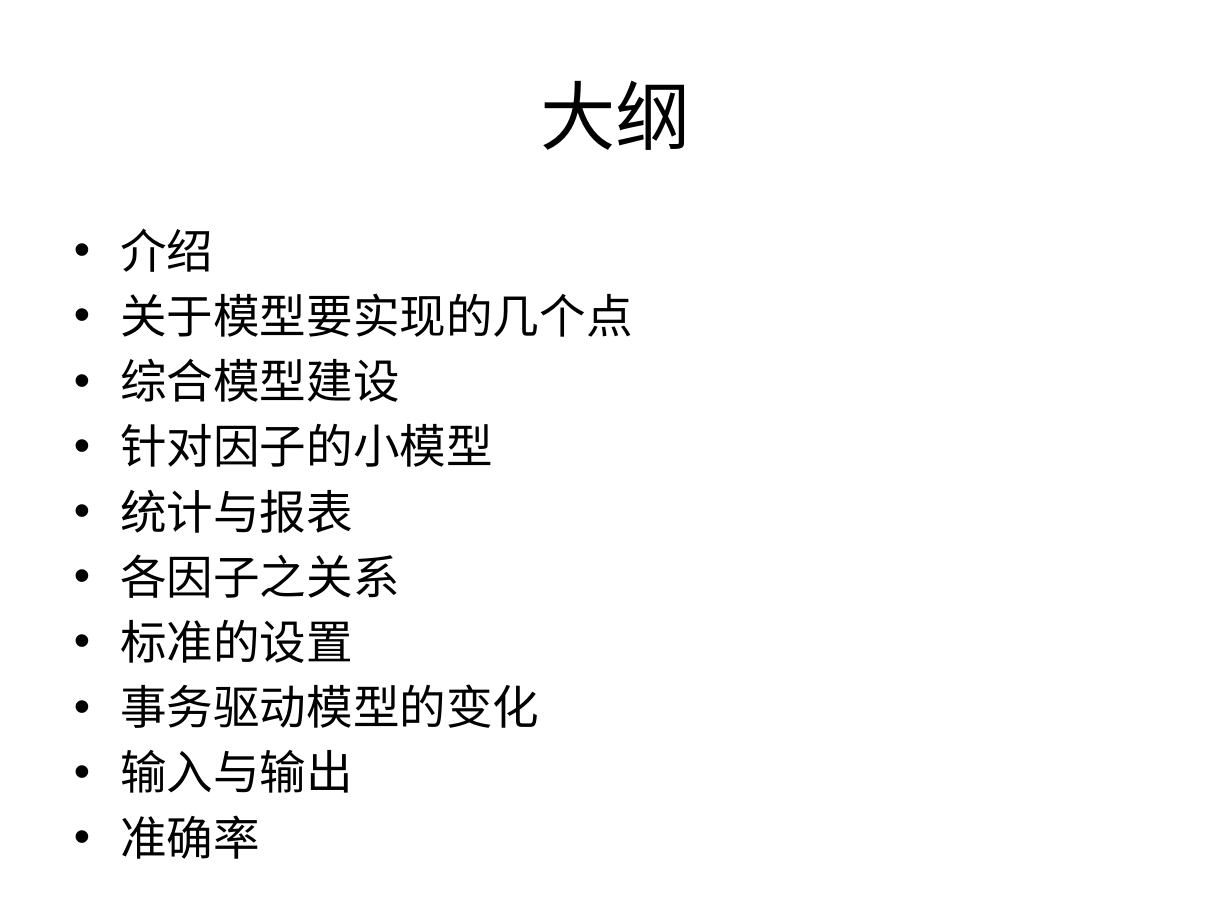
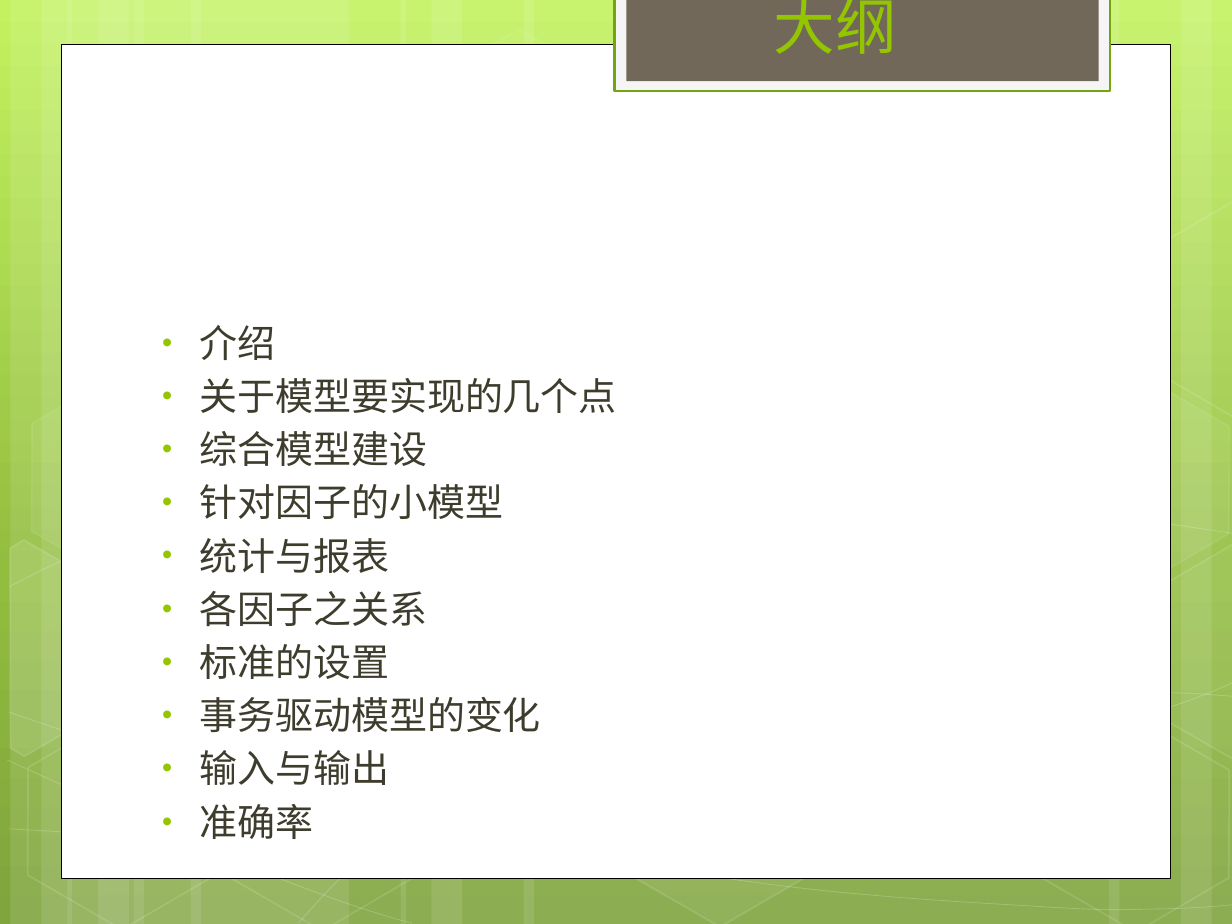
Before and after one commit to PercyChuang/nyf, a slide deck: slide 2 of UBI模型.pptx. Drawn at 1232x924 pixels with LibreOffice and Linux fonts; fonts in the diff are those of the drawing. Boxes give left, top, right and bottom in pixels: in the first picture for what was removed or moved away, otherwise in the second. Text is boxed around its words. In the diff, an @@ line names an element or a change of style, - is before the commit and + after.

```diff
--- a/UBI模型.pptx
+++ b/UBI模型.pptx
@@ background #FFFFFF to gradient #C3F35F to #93BF3F to #81A53E @@
@@ rectangle added at [615,0,1110,91], fill #F5F5F5, outline #74A510 1.25 pt @@
@@ rectangle added at [626,0,1098,81], fill #71685A @@
@@ title "大纲": place and size @@
-title "大纲" at [541,80,692,150]
+title "大纲" at [774,0,897,54]
@@ title "大纲" at [774,0,897,54]: size 44 to 36 pt, font Calibri to TeX Gyre Adventor, text colour #000000 to #94C600; alignment centre to left; vertical alignment middle to bottom @@
@@ rectangle added at [62,44,1170,877], fill #FFFFFF, outline #000000 0.5 pt @@
@@ group added at [0,0,1232,924]: 12 rectangles, 8 freeform shapes, 8 hexagons @@
@@ text "介绍": place and size @@
-text "介绍" at [120,228,633,793]
+text "介绍" at [199,325,617,785]
@@ text "介绍" at [199,325,617,785]: size 27.2 to 22.2 pt, font Calibri to TeX Gyre Adventor, text colour #000000 to #3E3D2D; indent changed; less space between paragraphs @@
```
Also in this commit, not shown: 7 other slides changed, 6 slides added, 5 slides removed.
